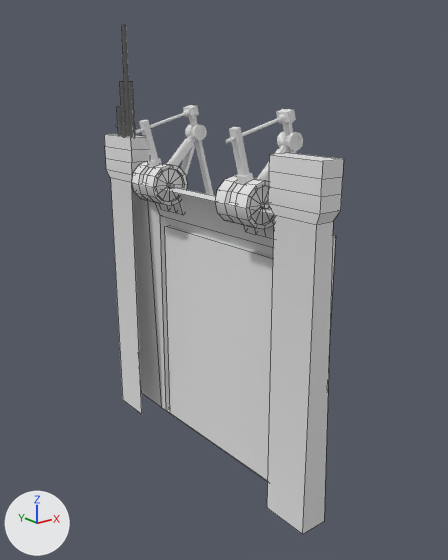
The FBX model Assets/Art/Models/Environment Models/Level 2/Doors/Environment2_Door_Door1.fbx: old version first, new version second.
Both versions are drawn from a 50 mm lens placed at (-25.4, -33.8, 17.1), pointed at (1.4, -0.4, 3.7). Lighting does not change. The marker at lower left points along +X, +Y and +Z. Mesh edges are drawn as thin lines on the coarser meshes. Materials are left out; every surface is plain grey. Where no turn or scale is listed for an object, it has been applied to the vertices. Vertices at the same position are counted once.

Script lines for the objects in view, before the commit:
```python
me_cube_004 = bpy.data.meshes.new('Cube.004')
me_cube_004.from_pydata(...)  # 168 vertices, 120 faces; spans x -1.1..1.9, y -11.7..11.7, z -10.0..21.3
# faces by material slot: [32, 18, 8, 62]
me_cube_004.materials.append(mat_material_001)
me_cube_004.materials.append(mat_default_silver)
me_cube_004.materials.append(mat_metal_orange)
me_cube_004.materials.append(mat_material_015)
me_cube_005 = bpy.data.meshes.new('Cube.005')
me_cube_005.from_pydata(...)  # 60 vertices, 51 faces; spans x -0.7..3.1, y -7.8..7.8, z -9.2..9.2
# faces by material slot: [25, 10, 7, 8, 1]
me_cube_005.materials.append(mat_material_001)
me_cube_005.materials.append(mat_default_silver)
me_cube_005.materials.append(mat_metal_orange)
me_cube_005.materials.append(mat_black_matte)
me_cube_005.materials.append(mat_material_002)
me_cylinder_025 = bpy.data.meshes.new('Cylinder.025')
me_cylinder_025.from_pydata(...)  # 208 vertices, 228 faces; spans x -0.77..2.67, y -1.52..0.48, z -7.18..1.94
me_cylinder_025.materials.append(mat_metal_basis)
ob_door1_door = bpy.data.objects.new('Door1 Door', me_cube_005)
ob_door1_door.location = (2.12, 0.0, -0.84)
ob_door1_frame = bpy.data.objects.new('Door1 Frame', me_cube_004)
ob_door1_frame.location = (0.0, 0.0, 0.0)
ob_door1_joint2 = bpy.data.objects.new('Door1 Joint2', me_cylinder_025)
ob_door1_joint2.location = (3.13, 5.72, 13.77)
# also in view: 'Door1 Joint2.001' at (4.1, -4.9, 11.2); 'Door1 JointBase' at (-0.2, 5.2, 9.8); 'Door1 Joint1.001' at (0.8, -4.9, 11.8); 'Door1 Joint1' at (0.8, 5.2, 11.8); 'Door1 JointBase.001' at (-0.2, -4.9, 9.8)
```
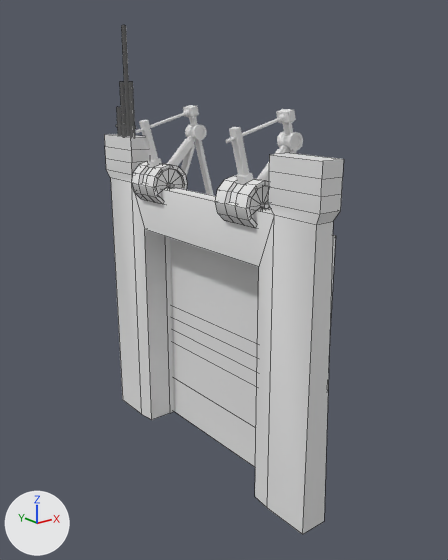
What changed in the scene script:
```text
Change me_cube_004:
    used by ob_door1_frame; location = (0.0, 0.0, 0.0)
    remove me_cube_004.from_pydata(...)  # 168 vertices, 120 faces; spans x -1.1..1.9, y -11.7..11.7, z -10.0..21.3
    add me_cube_004.from_pydata(...)  # 172 vertices, 121 faces; spans x -1.1..1.9, y -11.7..11.7, z -10.0..21.3
    me_cube_004 part 1
    5 faces are deleted
    4 vertices are added at (-0.9, -6.6, -10.0), (-0.9, -6.6, 6.6), (-0.9, 6.6, -10.0), (-0.9, 6.6, 6.6)
    6 new faces join them
```

Changed parts and their boxes (x1, y1, x2, y2) in the pictures (448 x 560 px; the box of a moved part takes in the faces that stretch with it):
part 1 of me_cube_004, moved or reshaped
    before: (165, 226, 273, 482)
    after: (132, 186, 274, 507)
'Door1 Door', unchanged, uncovered by the edit
    before: (165, 217, 335, 328)
    after: (170, 235, 335, 467)
